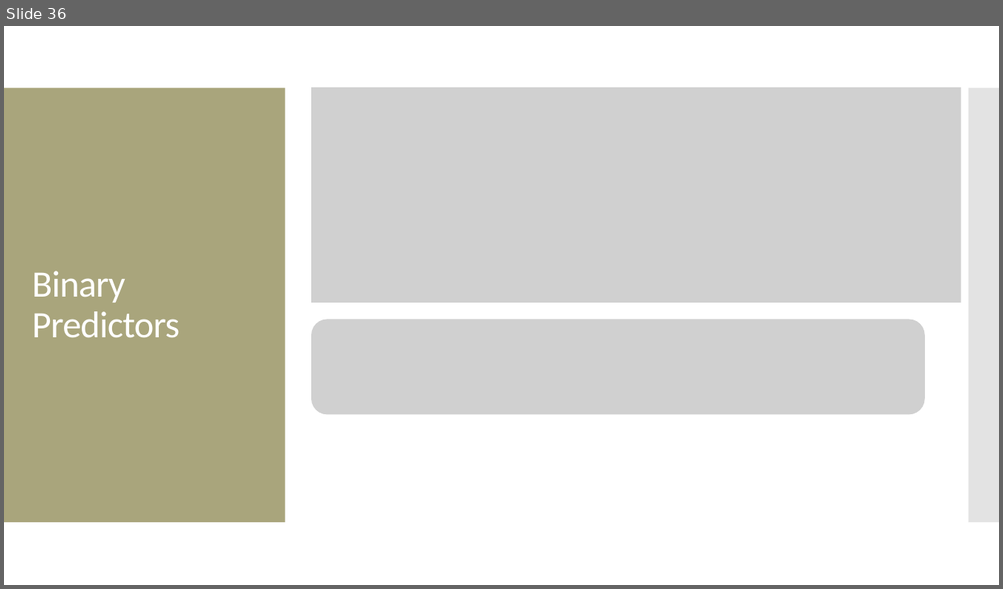
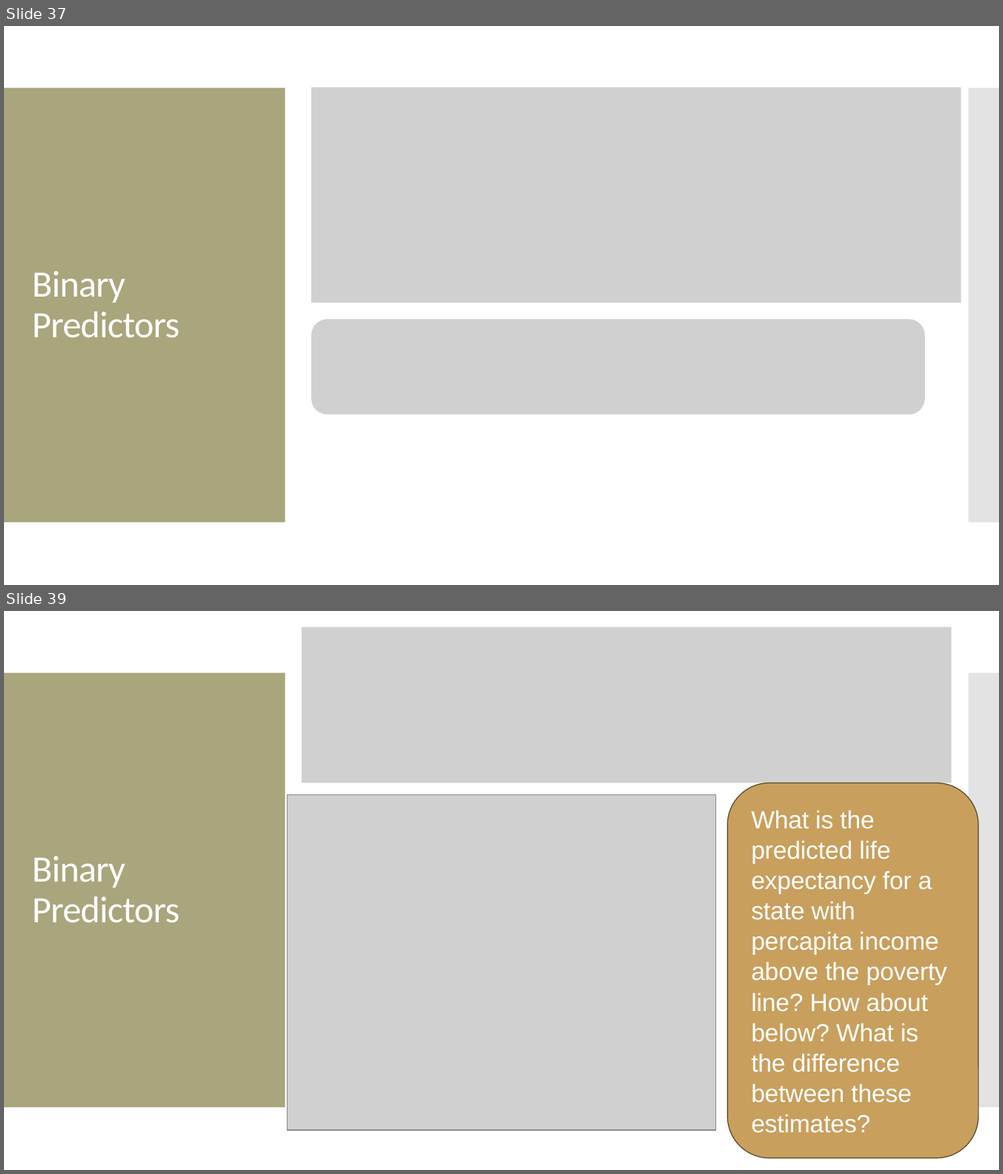
Before and after one commit to amosca01/MATH108-S24, a slide deck: slides/06-simple-linear-reg-pt2.pptx. Shown one above the other, each under a label of ours: slide 36 before the commit, slides 37 and 39 after it; the slides between them are not shown. The pictures are 1003x589 and 1003x1174 pixels, drawn with LibreOffice and Linux fonts; fonts in the diff are those of the drawing; grey boxes stand for pictures. Boxes give left, top, right and bottom in pixels: in the first picture for what was removed or moved away, otherwise in the second. Text is boxed around its words. In the diff, an @@ line names an element or a change of style, - is before the commit and + after.

```diff
--- a/slides/06-simple-linear-reg-pt2.pptx
+++ b/slides/06-simple-linear-reg-pt2.pptx
@@ slide 39 added at bbox=[4, 611, 999, 1170], background #FFFFFF; not listed: 2 template elements that a slide beside it also shows @@
@@ picture added at bbox=[301, 627, 951, 783] @@
@@ rounded rectangle added at bbox=[727, 783, 978, 1159], fill #C89F5D, outline #584629 0.85 pt, 24 pt, text #FFFFFF @@
+What is the predicted life expectancy for a state with percapita income above the poverty line? How about below? What is the difference between these estimates?
@@ picture added at bbox=[287, 795, 716, 1131] @@
@@ title added at bbox=[32, 856, 179, 923], 36 pt, text #FFFFFF @@
+Binary Predictors
@@ what was slide 36 is now slide 37 @@
```
Also in this commit, not shown: 2 slides changed, 7 other slides added, 2 slides removed, 15 other files.
